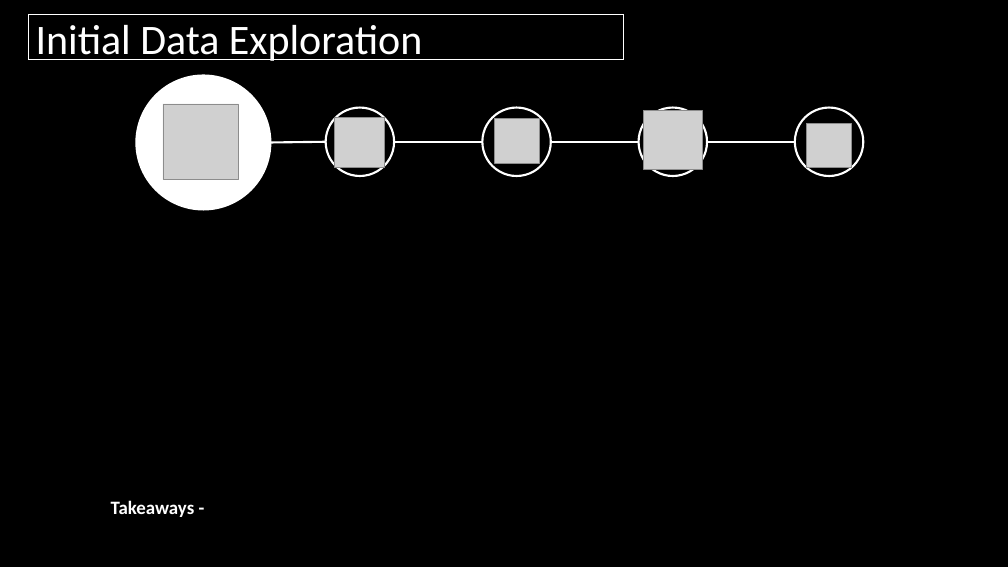
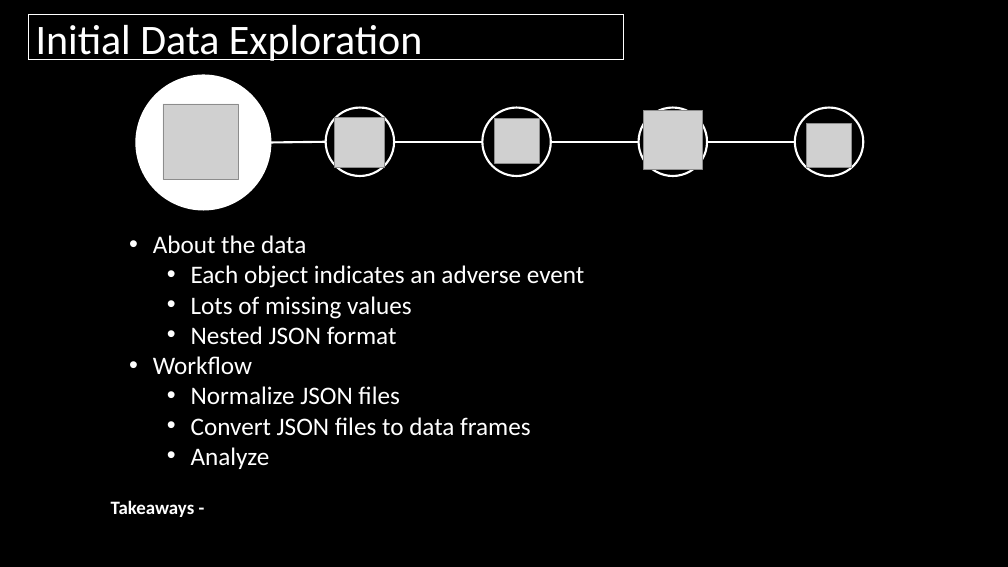
Before and after one commit to Nntraveler/CDSSHackathon, a slide deck: slide 4 of Hackathon.pptx. Drawn at 1008x567 pixels with LibreOffice and Linux fonts; fonts in the diff are those of the drawing; grey boxes stand for pictures. Boxes give left, top, right and bottom in pixels: in the first picture for what was removed or moved away, otherwise in the second. Text is boxed around its words. In the diff, an @@ line names an element or a change of style, - is before the commit and + after.

```diff
--- a/Hackathon.pptx
+++ b/Hackathon.pptx
@@ text added at [153,235,585,469], 24 pt, text #FFFFFF @@
+• About the data
+  • Each object indicates an adverse event
+  • Lots of missing values
+  • Nested JSON format
+• Workflow
+  • Normalize JSON files
+  • Convert JSON files to data frames
+  • Analyze
```
Also in this commit, not shown: 1 other slide changed, 1 other file.
